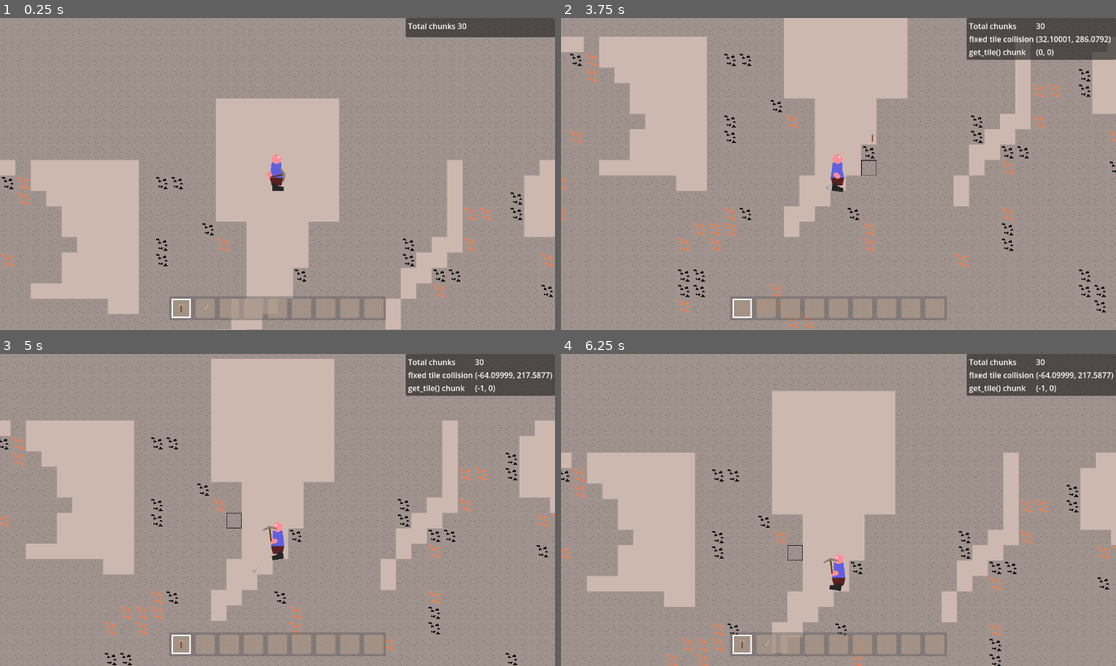
Above: before the commit, frames 1-4 (two rows, left to right).
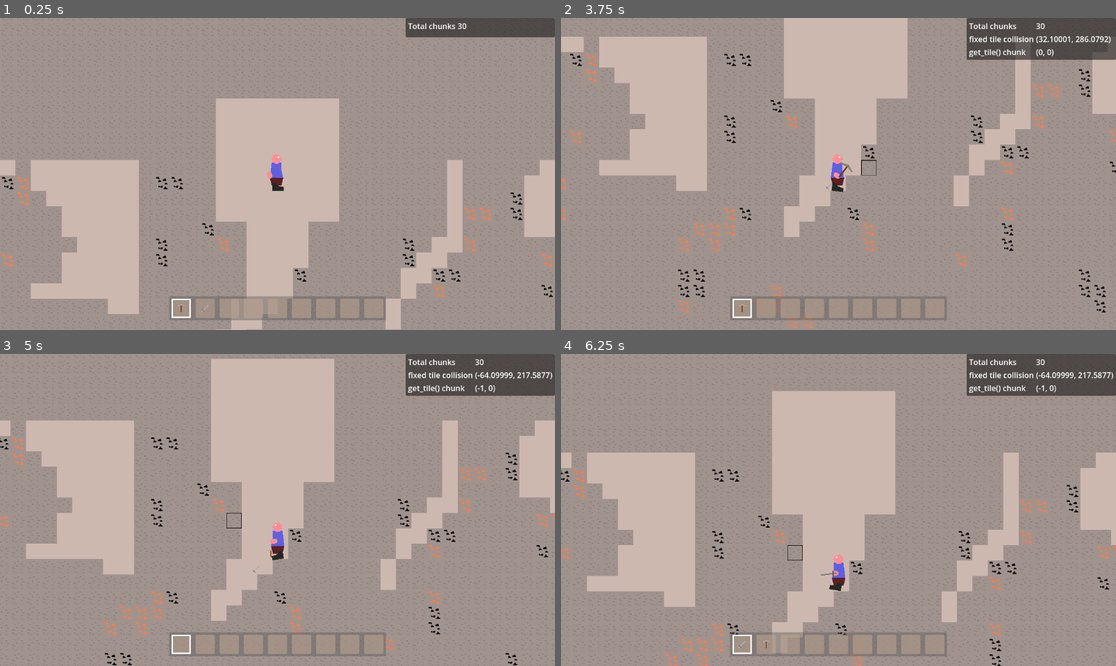
Above: after the commit, the same moments.

Repository: Griiimon/2D-Mining-Sandbox
Game: Godot game, scene res://scenes/game.tscn
The game is run twice, just before and just after one commit, with the same random seed, the same clock (stepped at 60 frames per second) and the same inputs. This scene is started directly instead of the project's main scene. The engine's default icon, where the game draws it, is replaced by a stand-in: a white triangle on a blue panel in a dark square.
Inputs (mouse positions are in pixels of both pictures, inside the frame that each line leads up to):
- Up to frame 1 (0.25 s): no input
- Up to frame 2 (3.75 s): move the mouse to (960, 158) at 0.52 s; hold D (right) 0.53-2.03 s; tap X (drop_item) at 0.6, 1.35, 2.3, 3.05 s; click (960, 158) at 0.67 s; tap Up (jump) at 0.77, 1.52, 3.02 s; move the mouse to (727, 189) at 1.27 s; move the mouse to (894, 105) at 2.02 s; hold A (left) 2.03-2.78 s; tap F (interact) at 2.1 s; move the mouse to (810, 236) at 2.77 s; hold D (right) from 2.78 s (still down); tap E (next_hotbar_item) at 2.85 s; click (810, 236) at 2.92 s; move the mouse to (1005, 220) at 3.52 s; tap Q (previous_hotbar_item) at 3.6 s
- Up to frame 3 (5 s): tap Up (jump) at 3.77, 4.52 s; tap X (drop_item) at 3.8, 4.55 s; move the mouse to (111, 463) at 4.27 s; release D (right) at 4.28 s; hold A (left) from 4.28 s (still down); tap K (toggle_free_cam) at 4.35 s
- Up to frame 4 (6.25 s): move the mouse to (866, 510) at 5.02 s; release A (left) at 5.03 s; hold D (right) 5.03-5.78 s; tap X (drop_item) at 5.1, 5.85 s; click (866, 510) at 5.17 s; move the mouse to (755, 432) at 5.77 s; hold A (left) from 5.78 s (still down); tap Up (jump) at 6.02 s

The runs differ from the first frame. In frame 1, less than 0.1% of the frame differs, in the area x 48-52%, y 47-53%; in frame 2, less than 0.1%; in frame 3, less than 0.1%; in frame 4, less than 0.1%, in the area x 31-50%, y 65-95%.
Error after the commit: Invalid access to property or key 'type' on a base object of type 'Node2D'. (res://scripts/player/player.gd:185)

Commit message:
hand connector

Diff:
--- a/scenes/player.tscn
+++ b/scenes/player.tscn
@@ -332,6 +332,9 @@
 script = ExtResource("4_wxlyd")
 player = NodePath("../../../..")
 
+[node name="Connector" type="Node2D" parent="Body/Look Pivot/Shoulder/Hand"]
+position = Vector2(6.5, 0)
+
 [node name="Interaction Area" type="Area2D" parent="Body"]
 collision_mask = 16
 
--- a/scripts/player/hand.gd
+++ b/scripts/player/hand.gd
@@ -2,6 +2,9 @@
 class_name Hand
 
 @export var player: Player
+
+@onready var connector = $Connector
+
 
 
 func _ready():
@@ -9,5 +12,13 @@
 
 
 func set_attack_state(b: bool):
-	assert(get_child_count() == 1)
-	(get_child(0) as HandItemObject).set_attack_state(b)
+	assert(has_hand_object())
+	get_hand_object().set_attack_state(b)
+
+
+func has_hand_object()-> bool:
+	return connector.get_child_count() > 0
+
+
+func get_hand_object()-> HandItemObject:
+	return connector.get_child(0)
